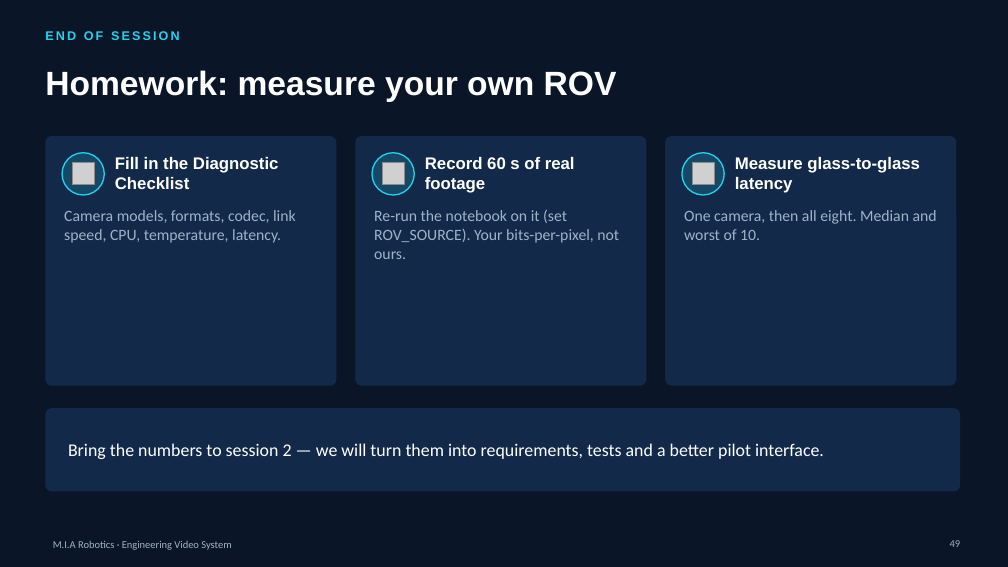
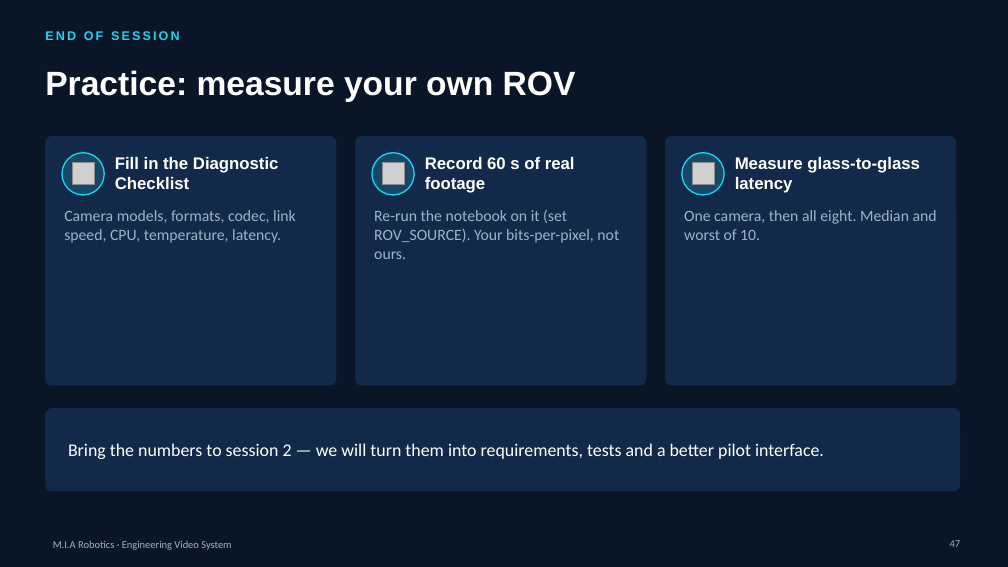
Before and after one commit to YoussefAbbas2001/video-streaming, a slide deck: slide 47 of presentation/MIA_Video_Streaming.pptx (slide 49 before the commit). Drawn at 1008x567 pixels with LibreOffice and Linux fonts; fonts in the diff are those of the drawing; grey boxes stand for pictures; background and template pictures are left out. Boxes give left, top, right and bottom in pixels: in the first picture for what was removed or moved away, otherwise in the second. Text is boxed around its words. In the diff, an @@ line names an element or a change of style, - is before the commit and + after.

```diff
--- a/presentation/MIA_Video_Streaming.pptx
+++ b/presentation/MIA_Video_Streaming.pptx
@@ title at <box>45,70,576,102</box>: text changed @@
-Homework: measure your own ROV
+Practice: measure your own ROV
```
Also in this commit, not shown: 2 other slides changed, 2 slides removed, 33 other files.
